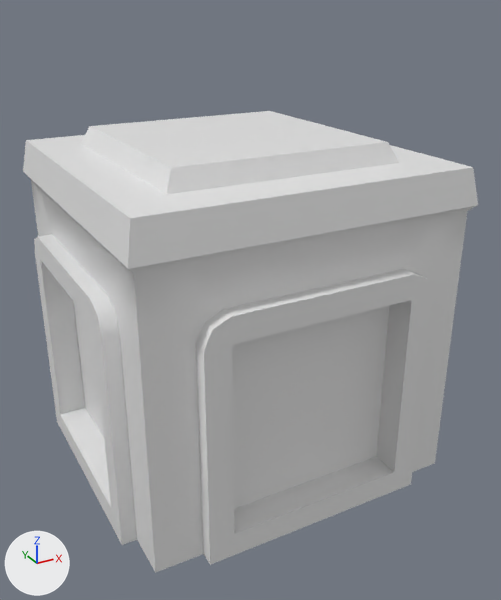
An edit to the FBX model Assets/Art/Environment Art/Wallpiece_01.fbx, drawn before and after from the same camera.
Both versions are drawn from a 50 mm lens placed at (-1.86, -9.53, 5.75), pointed at (2.1, -2.33, 2.15). Arrows for +X, +Y and +Z are at lower left; the lights stay in place. Where no turn or scale is listed for an object, it has been applied to the vertices.
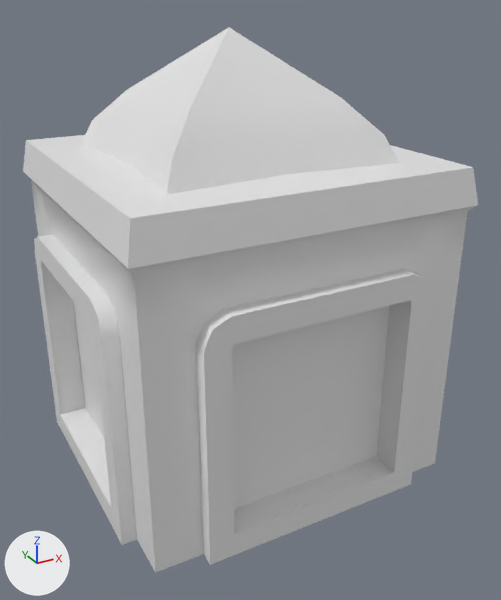
What differs and where, as boxes [x1, y1, x2, y2] in the pictures (501 x 600 px):
'Cube.001', reshaped (18% taller): before [23, 111, 478, 573]; after [23, 27, 478, 573]
part 1 of me_cube_017, built on: before [34, 111, 437, 309]; after [34, 27, 437, 309]

Edits to the bpy script that builds the scene:
```text
Change me_cube_017:
    used by ob_cube_001; location = (0.0, 0.0, 0.0)
    remove me_cube_017.from_pydata(...)  # 196 vertices, 370 faces; spans x -0.18..4.18, y -4.18..0.18, z 0.0..4.23
    add me_cube_017.from_pydata(...)  # 225 vertices, 428 faces; spans x -0.18..4.18, y -4.18..0.18, z 0.0..5.42
    me_cube_017 part 1
    4 vertices are removed from x 0.67..3.33, y -3.33..-0.67, z 4.23
    42 faces are deleted
    21 vertices are added at x 0.71..3.29, y -3.29..-0.71, z 4.0..5.42
    6 new vertices lie (0.0, 1.43, 0.0) away from vertices in x -0.08..4.08, y -3.43, z 3.5..4.0
    6 new vertices lie (1.43, 0.0, 0.0) away from vertices in x 0.57, y -4.08..0.08, z 3.5..4.0
    100 new faces join them
```
